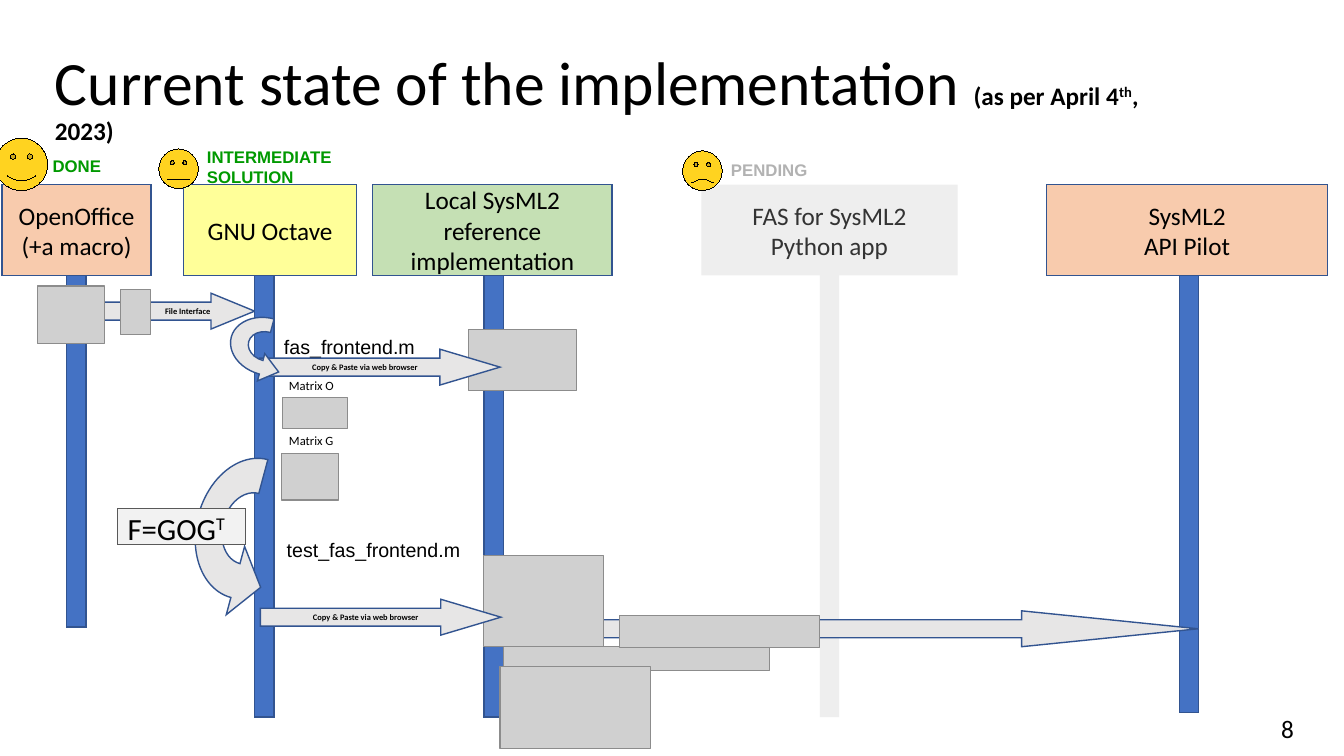
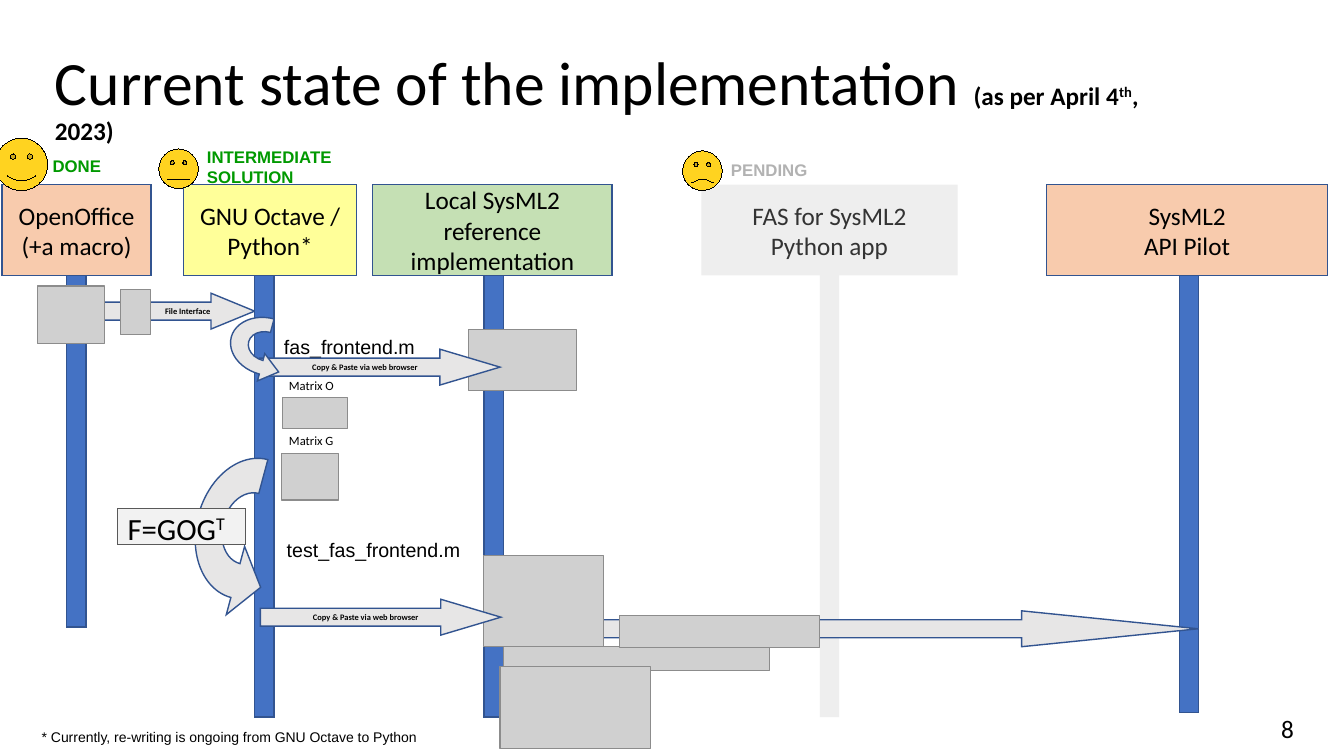
Before and after one commit to GfSE/fas4sysmlv2, a slide deck: slide 8 of doc/tech-docs/sysmlv2-pilot/fas4sysmlv2.odp. Drawn at 1344x756 pixels with LibreOffice and Linux fonts; fonts in the diff are those of the drawing; grey boxes stand for pictures. Boxes give left, top, right and bottom in pixels: in the first picture for what was removed or moved away, otherwise in the second. Text is boxed around its words. In the diff, an @@ line names an element or a change of style, - is before the commit and + after.

Commit message:
New Python implementation replaces GNU Octave implementation of fas_frontend

```diff
--- a/doc/tech-docs/sysmlv2-pilot/fas4sysmlv2.odp
+++ b/doc/tech-docs/sysmlv2-pilot/fas4sysmlv2.odp
@@ text in rectangle at (200,208,325,259): text changed @@
-GNU Octave
+GNU Octave /
+Python*
@@ text added at (51,732,416,745), 10 pt, text #000000 @@
+* Currently, re-writing is ongoing from GNU Octave to Python
```
Also in this commit, not shown: 3 other files.
